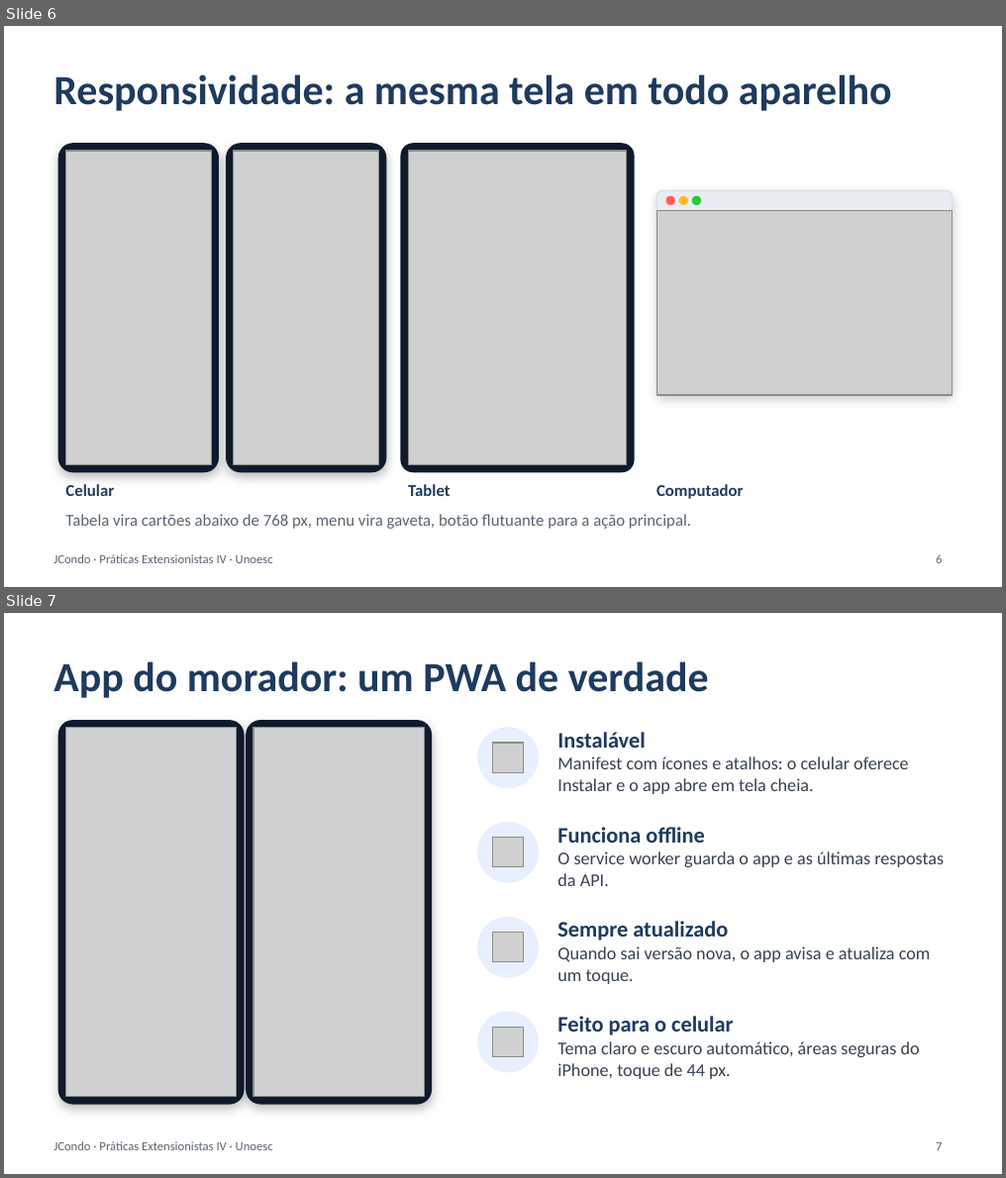
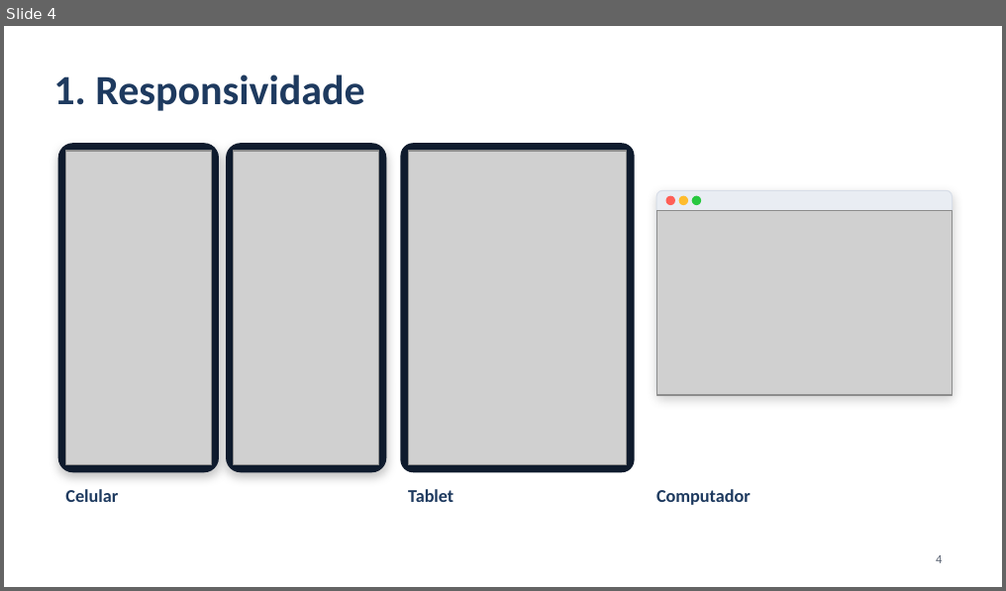
Before and after one commit to jorgensc/PEIV-Entrega2, a slide deck: doc/PE-IV-Jcondo-Apresentacao.pptx. Shown one above the other, each under a label of ours: slides 6 and 7 before the commit, slide 4 after it. The pictures are 1006x1178 and 1006x591 pixels, drawn with LibreOffice and Linux fonts; fonts in the diff are those of the drawing; grey boxes stand for pictures. Boxes give left, top, right and bottom in pixels: in the first picture for what was removed or moved away, otherwise in the second. Text is boxed around its words. In the diff, an @@ line names an element or a change of style, - is before the commit and + after.

```diff
--- a/doc/PE-IV-Jcondo-Apresentacao.pptx
+++ b/doc/PE-IV-Jcondo-Apresentacao.pptx
@@ slide 7 removed at <box>4,613,1002,1174</box>, background #FFFFFF; not listed: 1 template element that a slide beside it also shows @@
@@ title removed at <box>54,662,709,698</box> @@
-App do morador: um PWA de verdade
@@ rounded rectangle removed at <box>58,721,244,1104</box> @@
@@ picture removed at <box>65,728,237,1097</box> @@
@@ rounded rectangle removed at <box>247,721,431,1104</box> @@
@@ picture removed at <box>253,728,424,1097</box> @@
@@ ellipse removed at <box>478,728,538,787</box> @@
@@ picture removed at <box>493,743,523,772</box> @@
@@ text removed at <box>557,732,909,794</box> @@
-Instalável
-Manifest com ícones e atalhos: o celular oferece Instalar e o app abre em tela cheia.
@@ ellipse removed at <box>478,823,538,882</box> @@
@@ picture removed at <box>493,838,523,867</box> @@
@@ text removed at <box>557,827,944,886</box> @@
-Funciona offline
-O service worker guarda o app e as últimas respostas da API.
@@ ellipse removed at <box>478,917,538,977</box> @@
@@ picture removed at <box>493,933,523,962</box> @@
@@ text removed at <box>557,921,931,984</box> @@
-Sempre atualizado
-Quando sai versão nova, o app avisa e atualiza com um toque.
@@ ellipse removed at <box>478,1012,538,1072</box> @@
@@ picture removed at <box>493,1027,523,1058</box> @@
@@ text removed at <box>557,1016,920,1079</box> @@
-Feito para o celular
-Tema claro e escuro automático, áreas seguras do iPhone, toque de 44 px.
@@ page number removed at <box>936,1143,942,1151</box> @@
-7
@@ what was slide 6 is now slide 4 @@
@@ slide 4 changed as well @@
@@ title at <box>54,75,364,111</box>: text changed @@
-Responsividade: a mesma tela em todo aparelho
+1. Responsividade
@@ size 12 to 13 pt in 3 elements at <box>408,489,453,502</box>, <box>656,489,750,505</box>, <box>65,489,118,502</box> @@
@@ text removed at <box>65,514,691,529</box> @@
-Tabela vira cartões abaixo de 768 px, menu vira gaveta, botão flutuante para a ação principal.
@@ text removed at <box>54,555,273,564</box> @@
-JCondo · Práticas Extensionistas IV · Unoesc
@@ page number at <box>936,556,942,564</box>: text changed @@
-6
+4
```
Also in this commit, not shown: 5 other slides changed, 3 slides added, 10 other slides removed, 15 other files.
